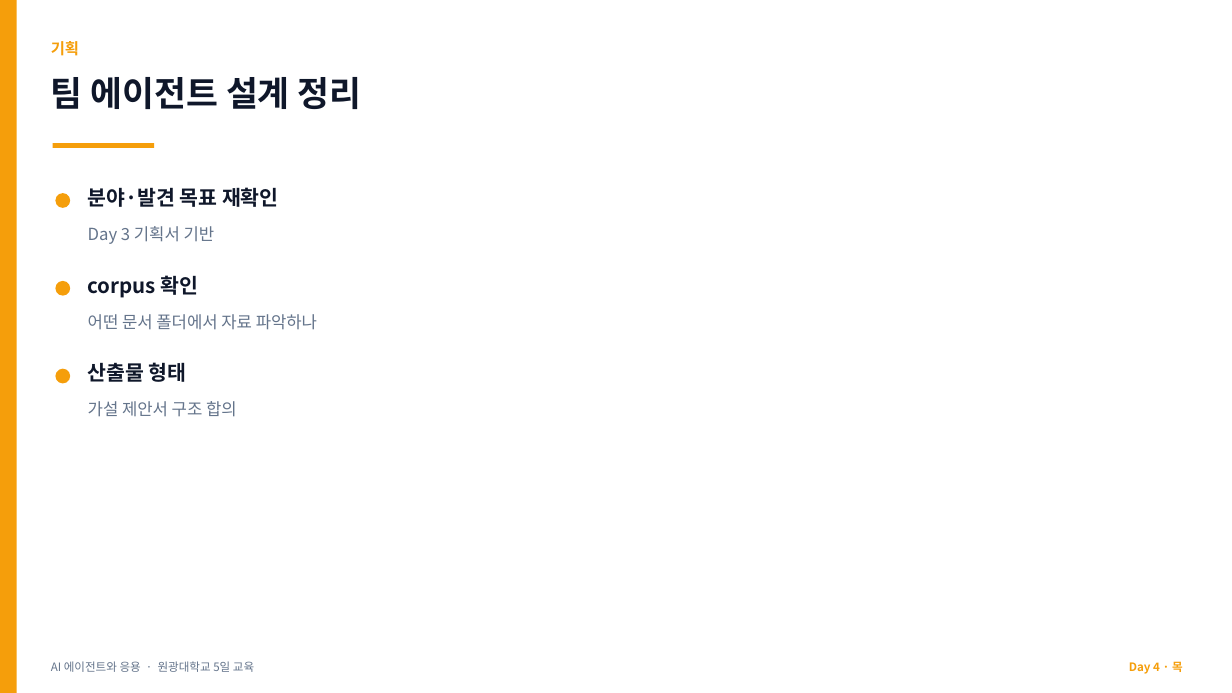
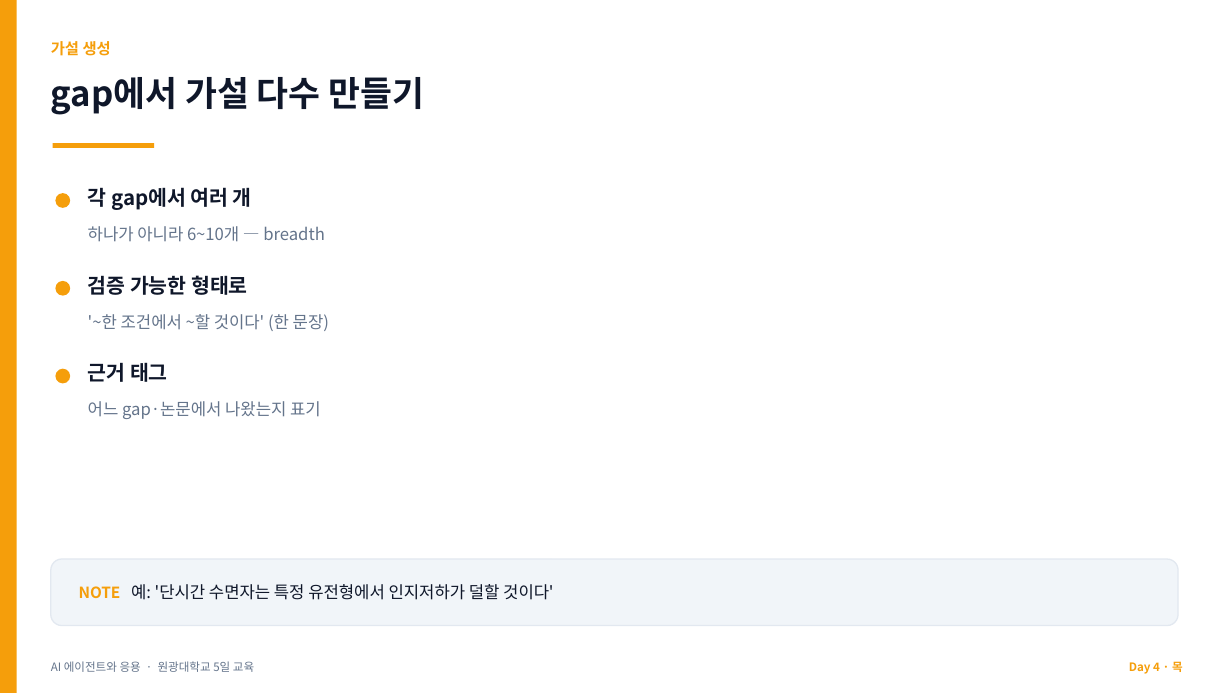
Before and after one commit to jyshin-22/wku-ai-agent-program, a slide deck: slide 20 of slides/day4.pptx (slide 8 before the commit). Drawn at 1232x693 pixels with LibreOffice and Linux fonts; fonts in the diff are those of the drawing. Boxes give left, top, right and bottom in pixels: in the first picture for what was removed or moved away, otherwise in the second. Text is boxed around its words. In the diff, an @@ line names an element or a change of style, - is before the commit and + after.

```diff
--- a/slides/day4.pptx
+++ b/slides/day4.pptx
@@ text at [51, 41, 111, 56]: text changed @@
-기획
+가설 생성
@@ text at [51, 77, 425, 115]: text changed @@
-팀 에이전트 설계 정리
+gap에서 가설 다수 만들기
@@ text at [88, 187, 252, 210]: text changed @@
-분야·발견 목표 재확인
+각 gap에서 여러 개
@@ text at [88, 226, 325, 242]: text changed @@
-Day 3 기획서 기반
+하나가 아니라 6~10개 — breadth
@@ text at [88, 275, 248, 295]: text changed @@
-corpus 확인
+검증 가능한 형태로
@@ text at [88, 314, 329, 331]: text changed @@
-어떤 문서 폴더에서 자료 파악하나
+'~한 조건에서 ~할 것이다' (한 문장)
@@ text at [88, 362, 168, 382]: text changed @@
-산출물 형태
+근거 태그
@@ text at [88, 401, 321, 419]: text changed @@
-가설 제안서 구조 합의
+어느 gap·논문에서 나왔는지 표기
@@ rounded rectangle added at [51, 559, 1178, 626], fill #F1F5F9, outline #E2E8F0 1 pt @@
@@ text added at [79, 584, 553, 600], 13 pt, text #0F172A @@
+NOTE 예: '단시간 수면자는 특정 유전형에서 인지저하가 덜할 것이다'
```
Also in this commit, not shown: 19 other slides changed, 3 slides added, 2 slides removed, 8 other files.
